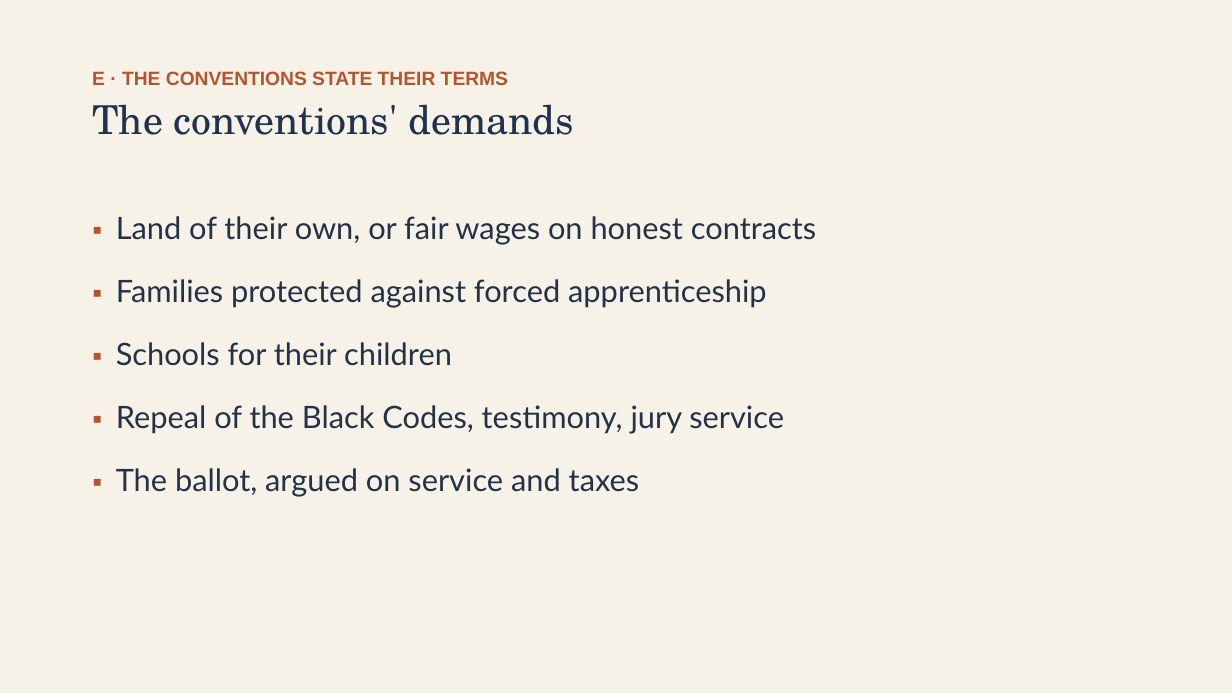
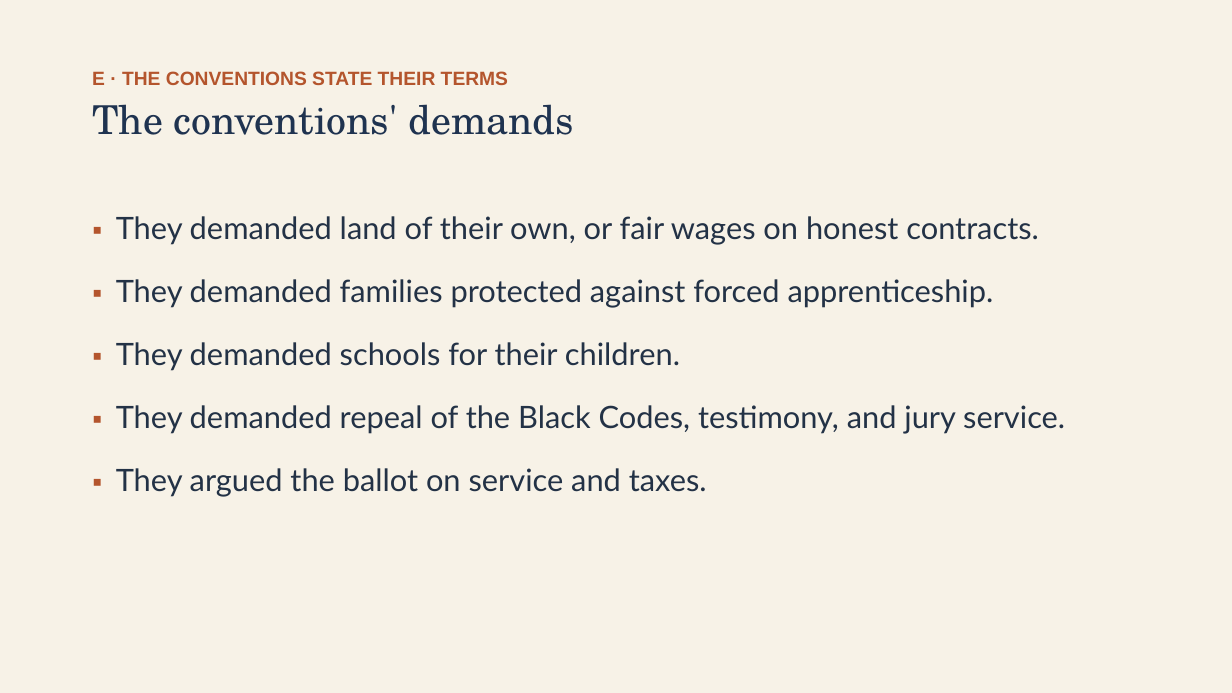
Before and after one commit to ab17gthb/humanities-curriculum-group, a slide deck: slide 15 of reconstruction/lesson-02/lesson-02-slides.pptx. Drawn at 1232x693 pixels with LibreOffice and Linux fonts; fonts in the diff are those of the drawing. Boxes give left, top, right and bottom in pixels: in the first picture for what was removed or moved away, otherwise in the second. Text is boxed around its words. In the diff, an @@ line names an element or a change of style, - is before the commit and + after.

```diff
--- a/reconstruction/lesson-02/lesson-02-slides.pptx
+++ b/reconstruction/lesson-02/lesson-02-slides.pptx
@@ text at [116, 216, 1065, 497]: text changed @@
-▪ Land of their own, or fair wages on honest contracts
-▪ Families protected against forced apprenticeship
-▪ Schools for their children
-▪ Repeal of the Black Codes, testimony, jury service
-▪ The ballot, argued on service and taxes
+▪ They demanded land of their own, or fair wages on honest contracts.
+▪ They demanded families protected against forced apprenticeship.
+▪ They demanded schools for their children.
+▪ They demanded repeal of the Black Codes, testimony, and jury service.
+▪ They argued the ballot on service and taxes.
```
Also in this commit, not shown: 9 other slides changed, 6 other files.
